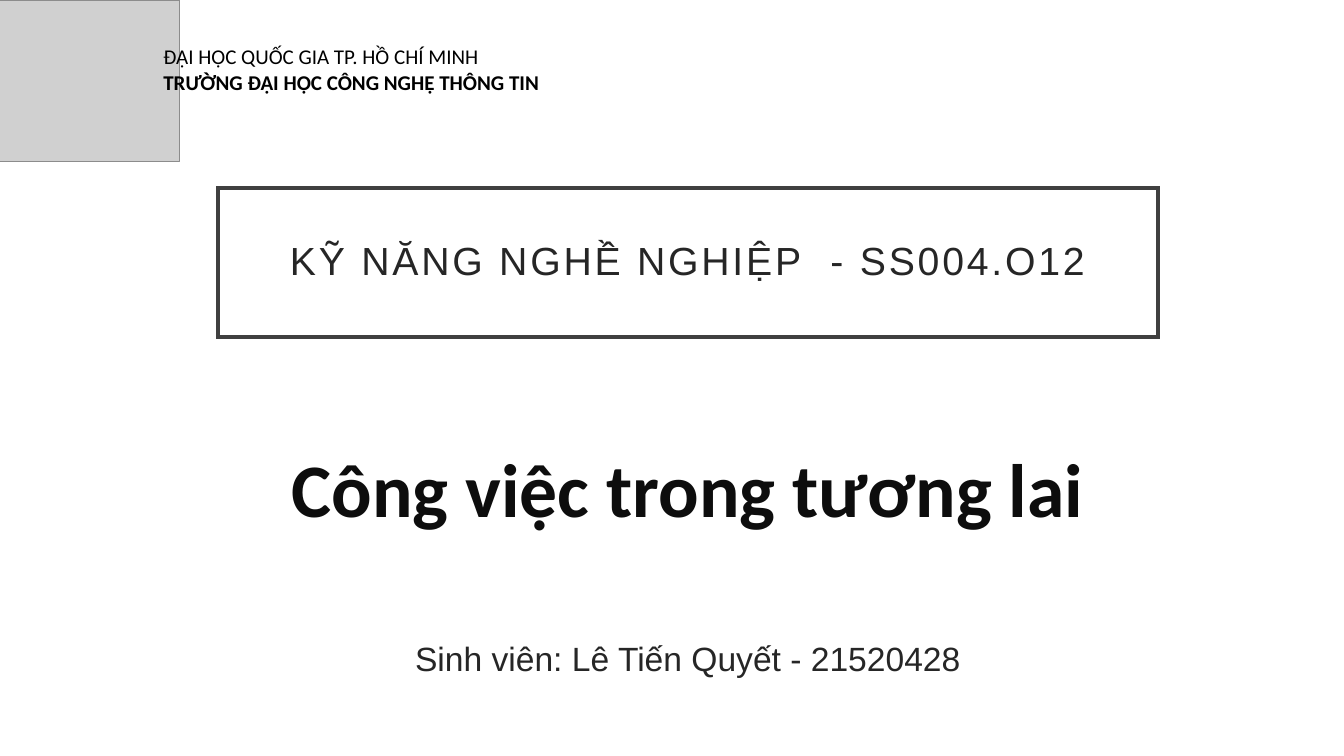
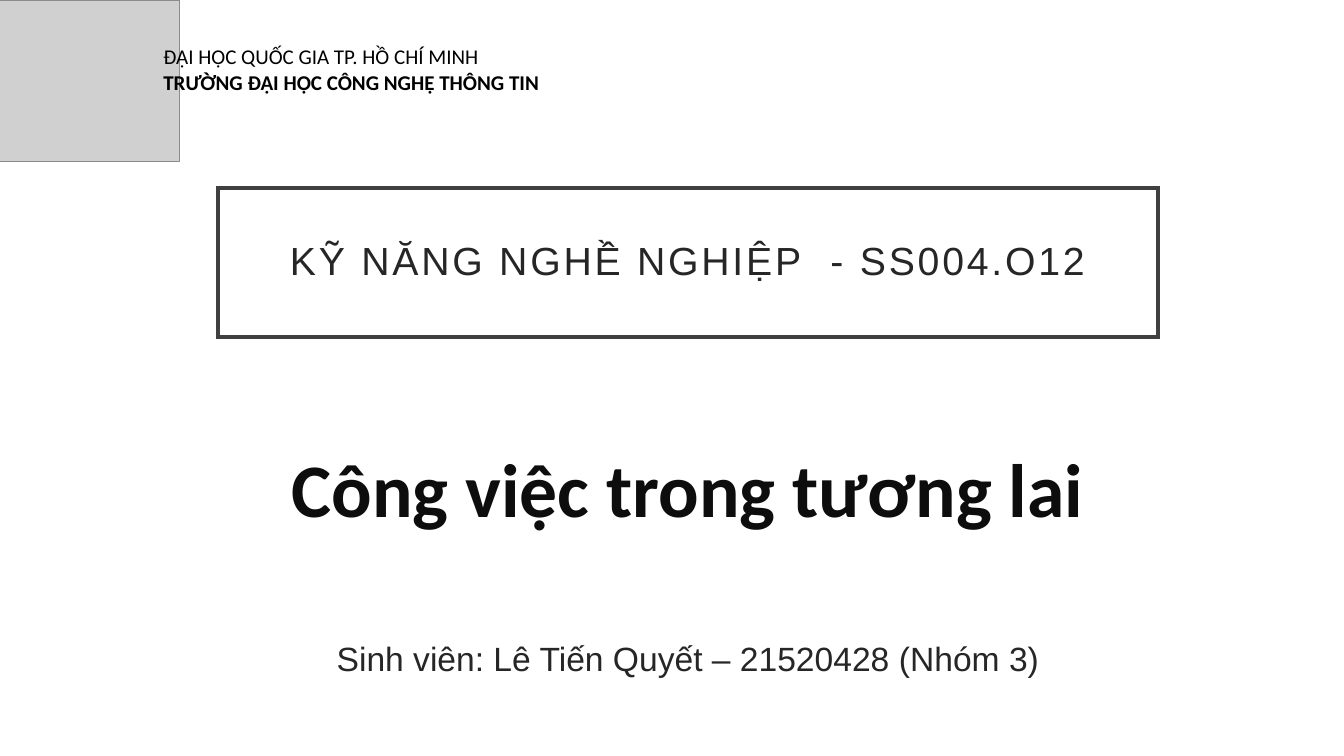
Before and after one commit to LeTienQuyet/SS004.O12_HelloWorld, a slide deck: slide 1 of middle/21520428_LTQ/Report.pptx. Drawn at 1344x756 pixels with LibreOffice and Linux fonts; fonts in the diff are those of the drawing; grey boxes stand for pictures. Boxes give left, top, right and bottom in pixels: in the first picture for what was removed or moved away, otherwise in the second. Text is boxed around its words. In the diff, an @@ line names an element or a change of style, - is before the commit and + after.

```diff
--- a/middle/21520428_LTQ/Report.pptx
+++ b/middle/21520428_LTQ/Report.pptx
@@ subtitle at [337, 645, 1039, 678]: text changed @@
-Sinh viên: Lê Tiến Quyết - 21520428
+Sinh viên: Lê Tiến Quyết – 21520428 (Nhóm 3)
```
Also in this commit, not shown: 1 other slide changed, 1 slide added.
